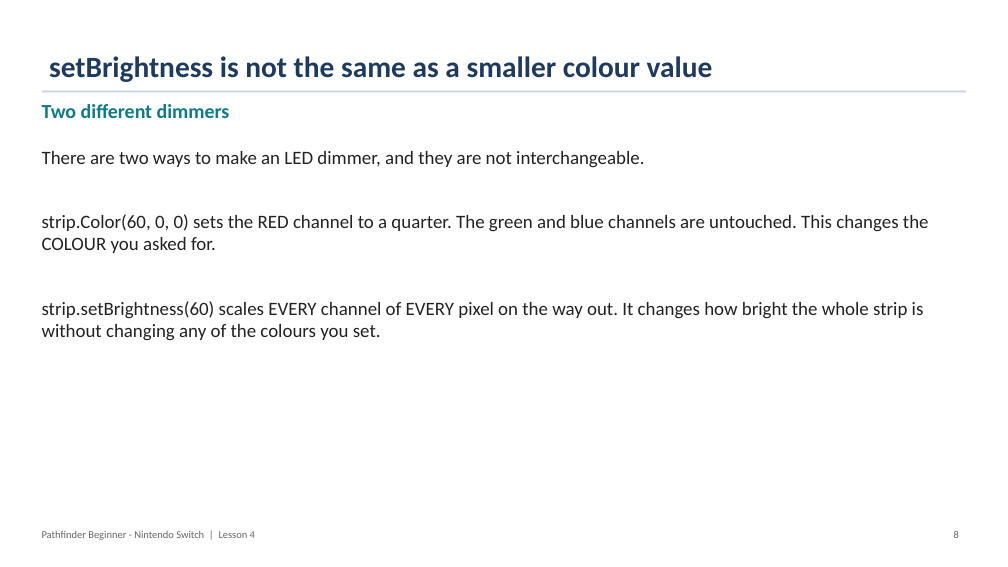
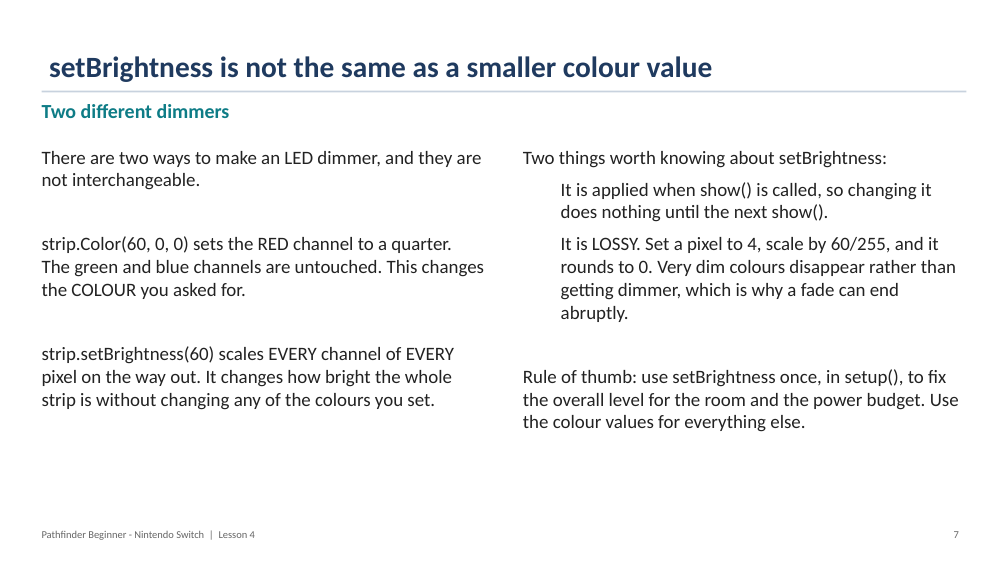
Before and after one commit to PorpoiseRobotics/porpoise-robotics, a slide deck: slide 8 of ground-vehicle/docs/courses/beginner-switch/l4_neopixel_leds.pptx (slide 9 before the commit). Drawn at 1008x567 pixels with LibreOffice and Linux fonts; fonts in the diff are those of the drawing. Boxes give left, top, right and bottom in pixels: in the first picture for what was removed or moved away, otherwise in the second. Text is boxed around its words. In the diff, an @@ line names an element or a change of style, - is before the commit and + after.

```diff
--- a/ground-vehicle/docs/courses/beginner-switch/l4_neopixel_leds.pptx
+++ b/ground-vehicle/docs/courses/beginner-switch/l4_neopixel_leds.pptx
@@ text "There are two ways to ..." rewrapped from bbox=[42, 151, 929, 341] to bbox=[42, 151, 484, 410] @@
@@ text added at bbox=[523, 151, 959, 432], 18 pt, text #222222 @@
+Two things worth knowing about setBrightness:
+  It is applied when show() is called, so changing it does nothing until the next show().
+  It is LOSSY. Set a pixel to 4, scale by 60/255, and it rounds to 0. Very dim colours disappear rather than getting dimmer, which is why a fade can end abruptly.
+Rule of thumb: use setBrightness once, in setup(), to fix the overall level for the room and the power budget. Use the colour values for everything else.
@@ text at bbox=[954, 531, 959, 538]: text changed @@
-8
+7
```
Also in this commit, not shown: 25 other slides changed, 4 slides removed, 15 other files.
